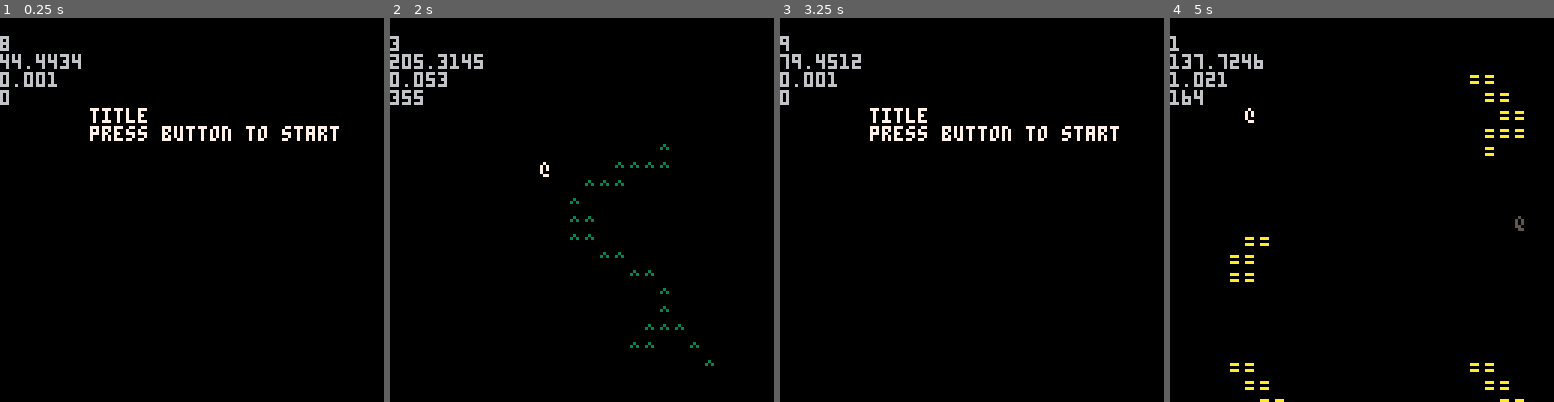
Above: before the commit, frames 1-4 (left to right).
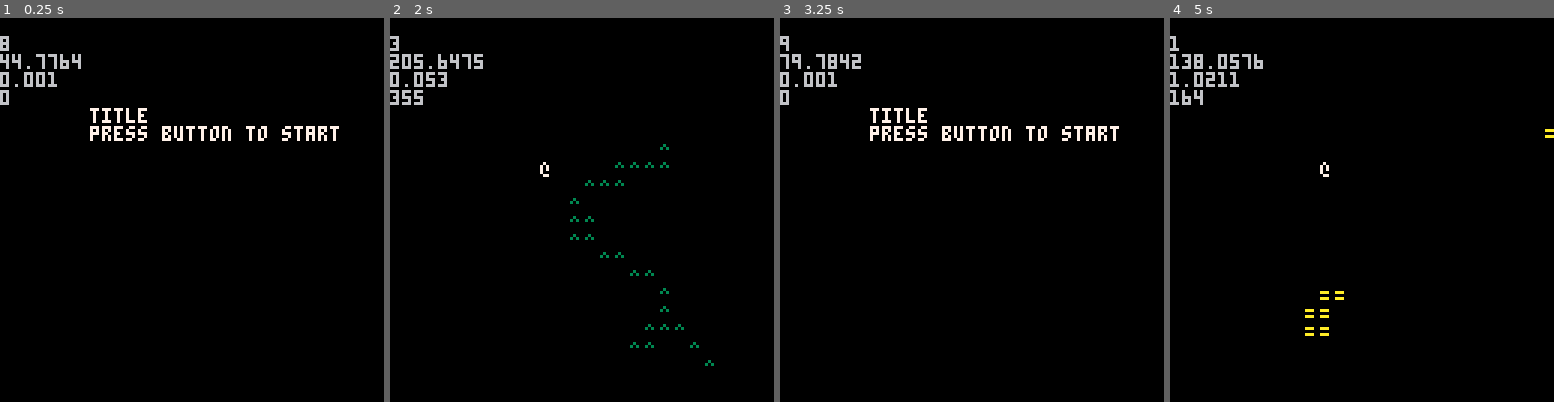
Above: after the commit, the same moments.

Repository: arnodick/castle
Game: PICO-8 cartridge castle.p8
The game is run twice, just before and just after one commit, with the same random seed, the same clock (stepped at 60 frames per second) and the same inputs.
Inputs:
- Up to frame 1 (0.25 s): no input
- Up to frame 2 (2 s): tap X (X key) at 0.33, 1.07, 1.85 s; tap O (Z key) at 0.7, 1.7 s; hold Right from 1.6 s (still down)
- Up to frame 3 (3.25 s): release Right at 2.1 s; tap O (Z key) at 2.1, 2.5, 2.9 s; hold Up 2.15-2.42 s; hold Right 2.47-3.03 s; tap X (X key) at 2.97 s; hold Left from 3.08 s (still down)
- Up to frame 4 (5 s): tap O (Z key) every 0.4 s from 3.3 to 4.9 s; release Left at 3.58 s; hold Down 3.63-3.97 s; hold Right 4.02-4.68 s; tap X (X key) at 4.08 s; hold Up from 4.73 s (still down)

The runs differ from the first frame. In frame 1, less than 0.1% of the frame differs, in the area x 9-18%, y 9-13%; in frame 2, 0.1%; in frame 3, 0.1%; in frame 4, 1.5%, in the area x 6-100%, y 9-100%.

Commit message:
fixed glitchy screen change

Diff:
--- a/castle.p8
+++ b/castle.p8
@@ -27,6 +27,7 @@
 		room_w=sector_s*sector_a
 		loadmap(room_w,sector_a)
 		p=makeactor(1,actortypes[1].ch,5,5,actortypes[1].c)
+		cam[1]=p.x*cellw-10*cellw cam[2]=p.y*cellh-8*cellh
 		loadactors(room_w)
 	end
 end
